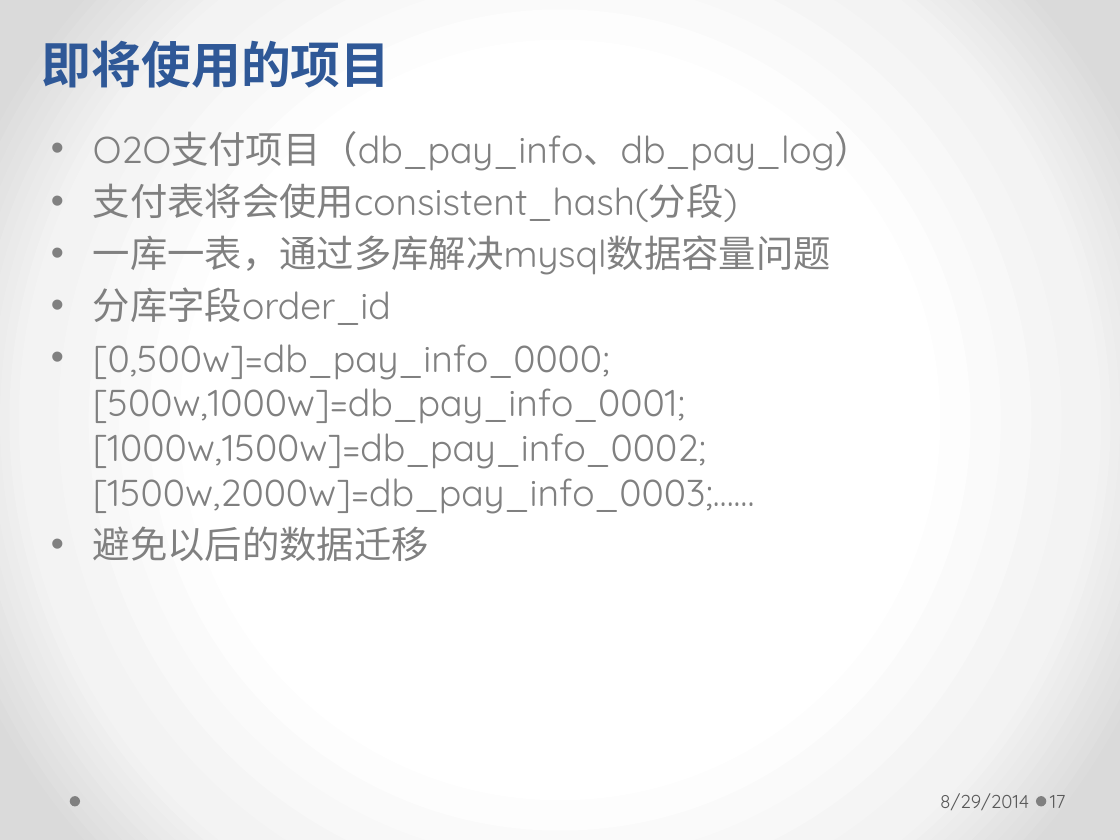
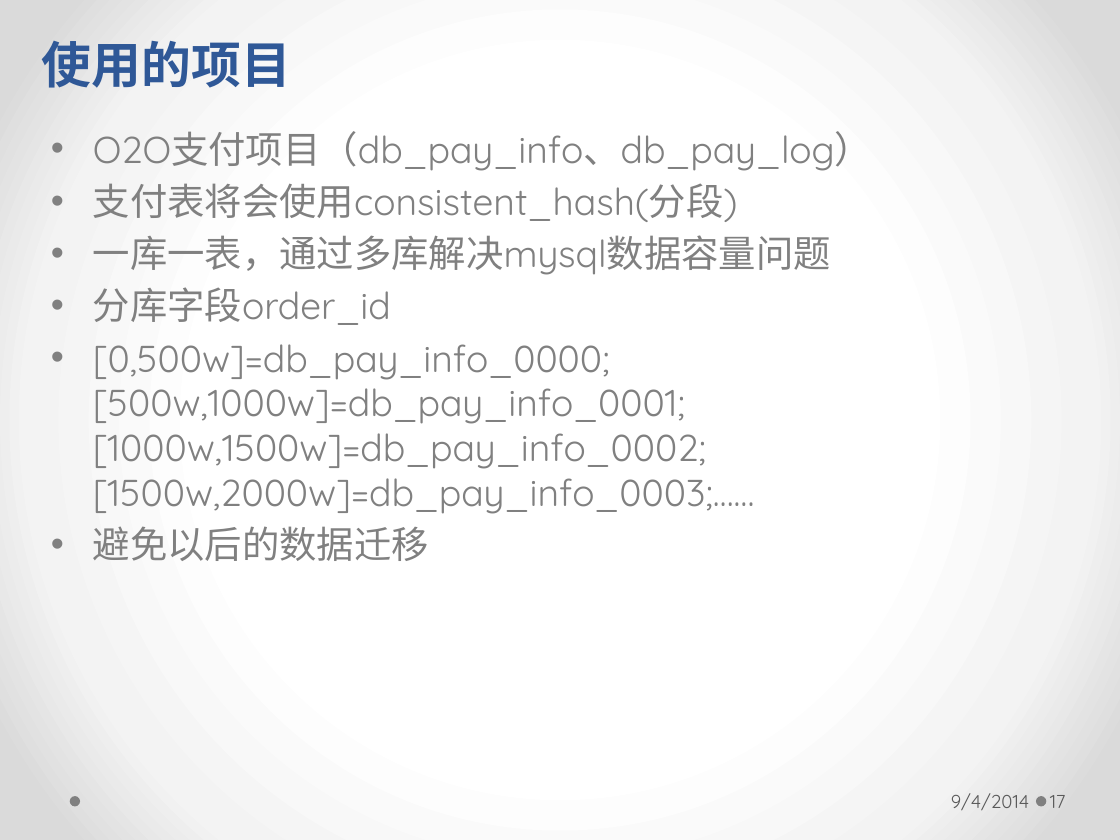
Before and after one commit to longhaisheng/dbroute, a slide deck: slide 17 of dbroute.pptx. Drawn at 1120x840 pixels with LibreOffice and Linux fonts; fonts in the diff are those of the drawing. Boxes give left, top, right and bottom in pixels: in the first picture for what was removed or moved away, otherwise in the second. Text is boxed around its words. In the diff, an @@ line names an element or a change of style, - is before the commit and + after.

```diff
--- a/dbroute.pptx
+++ b/dbroute.pptx
@@ text at (42, 41, 291, 88): text changed @@
-即将使用的项目
+使用的项目
@@ text at (951, 793, 1029, 810): text changed @@
-8/29/2014
+9/4/2014
```
Also in this commit, not shown: 28 other slides changed, 3 slides added.
